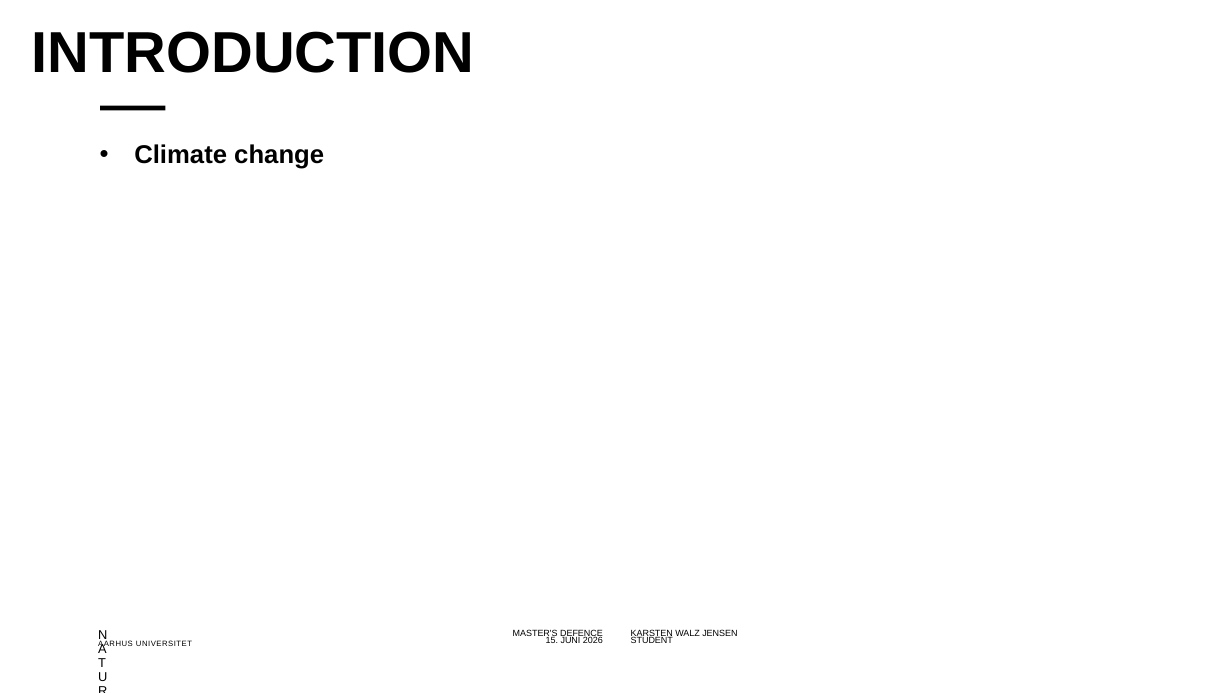
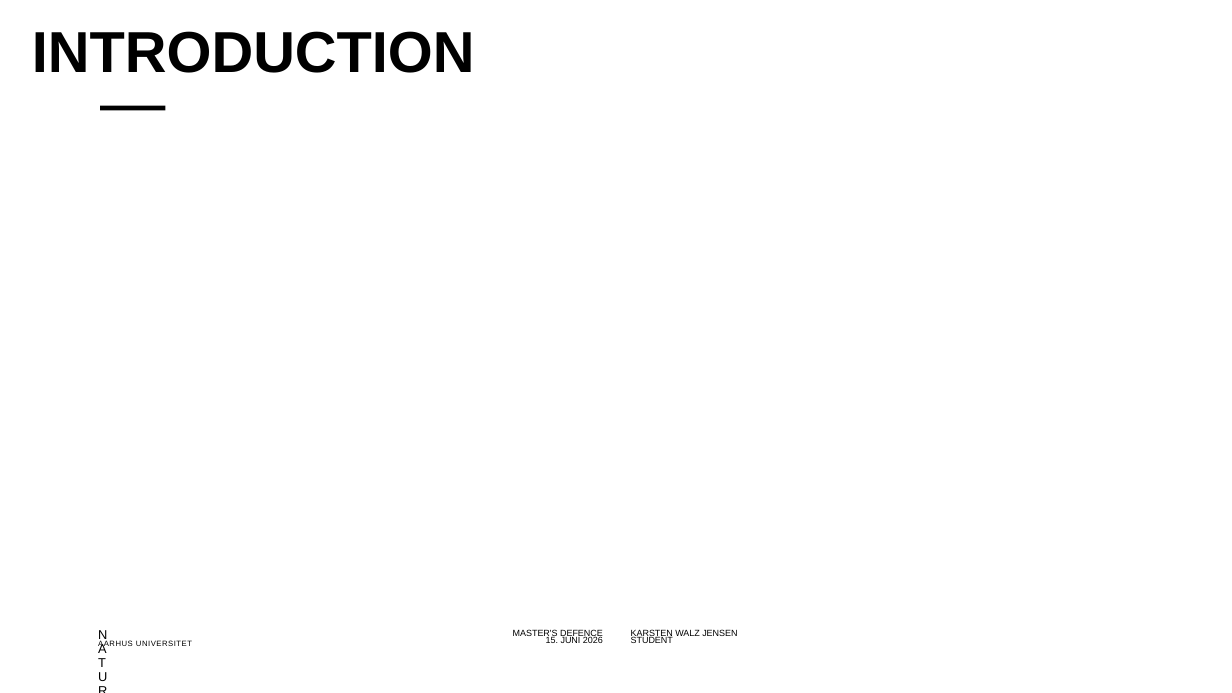
Before and after one commit to karsten3112/gen_catalyst_design, a slide deck: slide 3 of slides/master_defence.pptx. Drawn at 1232x693 pixels with LibreOffice and Linux fonts; fonts in the diff are those of the drawing; grey boxes stand for pictures; background and template pictures are left out. Boxes give left, top, right and bottom in pixels: in the first picture for what was removed or moved away, otherwise in the second. Text is boxed around its words. In the diff, an @@ line names an element or a change of style, - is before the commit and + after.

```diff
--- a/slides/master_defence.pptx
+++ b/slides/master_defence.pptx
@@ text removed at (x1=134, y1=144, x2=324, y2=169) @@
-• Climate change
```
Also in this commit, not shown: 2 other slides changed, 6 slides added.
